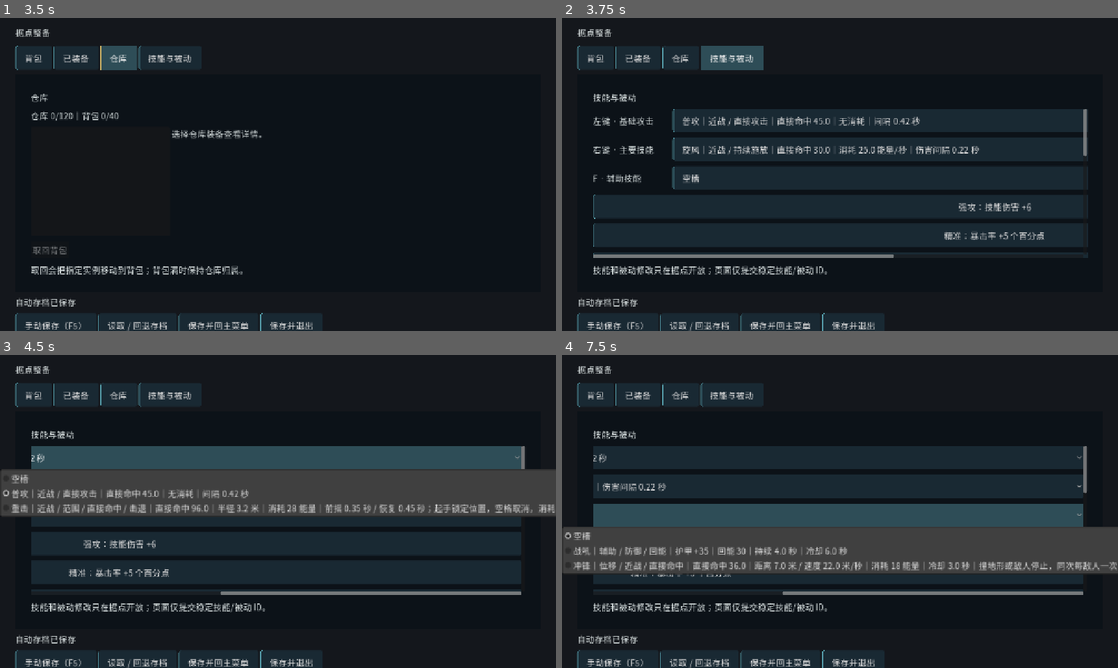
Above: before the commit, frames 1-4 (two rows, left to right).
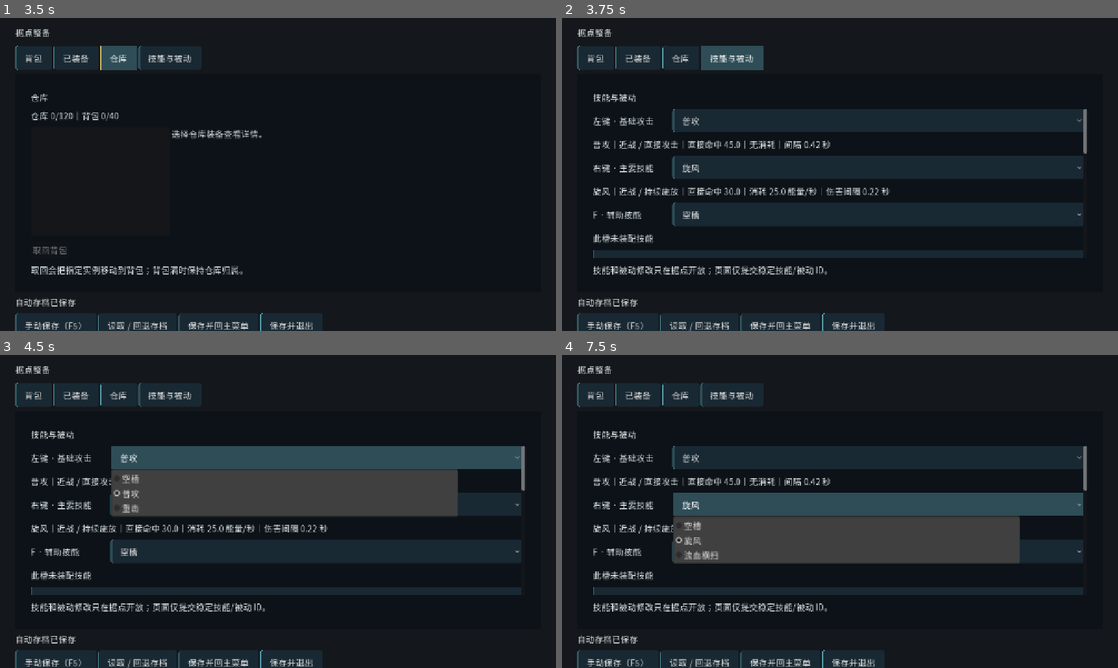
Above: after the commit, the same moments.

Repository: w7775p/relic-ARPG
Game: Godot game, scene res://app/boot/boot.tscn
Two runs of this game, one before a commit and one after it. Both use one fixed random seed, a clock stepped at 60 frames per second and the inputs below.
Inputs (mouse positions are in pixels of both pictures, inside the frame that each line leads up to):
- Up to frame 1 (3.5 s): click "新建角色" at 0.5 s; click "背包" at 1.25 s; click "已装备" at 2 s; click "仓库" at 2.75 s
- Up to frame 2 (3.75 s): click "技能与被动" at 3.5 s
- Up to frame 3 (4.5 s): click (472, 458) at 4.25 s, where only the run before the commit has a clickable "普攻｜近战 / 直接攻击｜直接命中 45.0｜无消耗｜间隔…"
- Up to frame 4 (7.5 s): click (723, 458) at 5 s, where only the run before the commit has a clickable "普攻｜近战 / 直接攻击｜直接命中 45.0｜无消耗｜间隔…"; click (878, 458) at 5.75 s, where only the run after the commit has a clickable "普攻"; click (723, 486) at 6.5 s, where only the run before the commit has a clickable "旋风｜近战 / 持续施放｜直接命中 30.0｜消耗 25.…"; click (878, 505) at 7.25 s, where only the run after the commit has a clickable "旋风"

Frame 1 is identical in both runs. In frame 2, 20% of the frame differs, in the area x 5-95%, y 29-77%; in frame 3, 22%; in frame 4, 23%, in the area x 0-100%, y 29-77%.

Commit message:
test: verify charge build encounters and packaged loot loop

Diff:
--- /dev/null
+++ b/game/app/validation/charge_smoke.gd
@@ -0,0 +1,78 @@
+extends RefCounted
+## 源码和成品共用第三构筑验证；只从 --smoke-loot 调用，不进入正常玩家流程。
+
+## 正式 Hub 装配、真实 F/左键攻击、死亡掉落、E 拾取和保存恢复串联。
+static func run(probe: Node, hub: Node) -> void:
+	probe.check(LoadoutState.SKILLS.size() == 6 and LoadoutState.PASSIVES.size() == 10, "成品六技能十被动目录完整")
+	hub.loadout_action("skill", "heavy", "basic")
+	hub.loadout_action("skill", "charge", "auxiliary")
+	hub.loadout_action("reset")
+	for id: String in ["momentum", "heavy_hand", "breath"]:
+		hub.loadout_action("passive", id)
+	# 留出精英实际掉落的拾取位置；测试准备同样经正式丢弃入口。
+	while hub.inventory.bag.size() > 35:
+		hub.inventory.discard(0)
+	hub.request_transition("depart")
+	await probe.frames(8)
+	var arena: Node3D = probe.get_tree().current_scene
+	arena.encounters.clear()
+	arena.player.set_physics_process(false)
+	arena.player.restore_position(Vector3(0, 0.05, 0))
+	arena.player.visual_root.rotation = Vector3.ZERO
+	await probe.frames()
+	var definition: EnemyDefinition = EncounterDirector.ELITE.duplicate()
+	definition.health = 150.0
+	definition.armor = 0.0
+	definition.speed_mps = 0.0
+	definition.damage = 0.0
+	var target: EnemyController = arena.encounters.spawn_enemy(definition, Vector3(0, 0.05, -2.0))
+	target.set_physics_process(false)
+	await probe.get_tree().physics_frame
+	await _key(probe, KEY_F, true)
+	await _key(probe, KEY_F, false)
+	probe.check(arena.player.charge_remaining_m > 0.0, "成品真实 F 触发冲锋")
+	for index: int in range(30):
+		arena.player.advance_charge(1.0 / 60.0)
+		await probe.get_tree().physics_frame
+	probe.check(not target.is_dead and target.health < 150.0 and arena.skills.charge.combo_remaining_sec > 0.0, "成品冲锋命中并获得一次组合增益")
+	await _mouse(probe, true)
+	await _mouse(probe, false)
+	probe.check(arena.skills.heavy.phase == HeavyAttack.Phase.WINDUP, "成品真实左键进入重击前摇")
+	for index: int in range(55):
+		await probe.get_tree().physics_frame
+	probe.check(arena.combat.enemies.is_empty(), "成品组合重击经过前摇击杀精英")
+	var reward_id: String = ""
+	for drop: Dictionary in arena.ground:
+		if drop.kind == "item":
+			reward_id = drop.item.id
+			break
+	probe.check(not reward_id.is_empty(), "成品新技能击杀走统一掉落管线")
+	probe.press_key(KEY_E, 101)
+	await probe.frames()
+	probe.check(arena.inventory.data.instances.has(reward_id), "成品 E 拾取新技能造成的精英掉落")
+	arena.return_to_town()
+	await probe.frames(8)
+	hub = probe.get_tree().current_scene
+	probe.check(SaveManager.save_game(hub.game_session, hub, 1, "charge_smoke").ok, "成品冲锋重击返回 Hub 后保存")
+	var loaded: SaveResult = SaveManager.load_game(hub.game_session.group_id, "manual_01")
+	probe.check(loaded.ok and loaded.value.inventory.loadout.slots.basic == "heavy" and loaded.value.inventory.loadout.slots.auxiliary == "charge" and loaded.value.inventory.loadout.passives.has("breath") and loaded.value.inventory.data.instances.has(reward_id), "成品检查点同时恢复新技能、被动与实际拾取物品")
+
+## 独立按下与释放跨物理帧，保证 just_pressed 输入得到处理。
+static func _key(probe: Node, code: Key, pressed: bool) -> void:
+	var event: InputEventKey = InputEventKey.new()
+	event.physical_keycode = code
+	event.pressed = pressed
+	Input.parse_input_event(event)
+	Input.flush_buffered_events()
+	await probe.get_tree().physics_frame
+	await probe.frames(1)
+
+## 实际左键输入由 SkillRunner 读取当前基础槽。
+static func _mouse(probe: Node, pressed: bool) -> void:
+	var event: InputEventMouseButton = InputEventMouseButton.new()
+	event.button_index = MOUSE_BUTTON_LEFT
+	event.pressed = pressed
+	Input.parse_input_event(event)
+	Input.flush_buffered_events()
+	await probe.get_tree().physics_frame
+	await probe.frames(1)
--- a/game/app/validation/pickup_smoke.gd
+++ b/game/app/validation/pickup_smoke.gd
@@ -212,6 +212,8 @@
 			check(restored_reforge != null and restored_reforge.reforge_index == 0 and ResourceFingerprint.digest(restored_reforge) == reforge_digest and result.value.inventory.materials == reforge_materials, "成品包检查点保留重铸固定位置、词条结果与材料余额")
 			check(result.value.inventory.data.reforge_rng_state == reforge_rng_state and result.value.inventory.data.rng_state == drop_rng_state, "成品包检查点分别保留重铸 RNG 与保存时的掉落 RNG")
 		check(ResourceFingerprint.digest(result.value.generator.generate(4, true)) == ResourceFingerprint.digest(hub.game_session.generator.generate(4, true)), "成品包读档后下一件装备编号和词条序列一致")
+	await preload("res://app/validation/charge_smoke.gd").run(self, hub)
+	hub = get_tree().current_scene
 	hub.queue_free()
 	await frames()
 	_finish()
--- /dev/null
+++ b/game/debug/charge_test.tres
@@ -0,0 +1,9 @@
+[gd_resource type="Resource" script_class="BuildDefinition" load_steps=2 format=3]
+[ext_resource type="Script" path="res://systems/stats/build_definition.gd" id="1"]
+[resource]
+script = ExtResource("1")
+display_name = "冲锋重击测试装备"
+damage = 40.0
+critical_chance = 0.0
+hit_energy = 4.0
+kill_energy = 9.0
--- a/game/systems/skills/skill_runner.gd
+++ b/game/systems/skills/skill_runner.gd
@@ -1,6 +1,6 @@
 class_name SkillRunner
 extends Node
-## 运行普攻、主要技能、战吼与恢复药剂；攻击快照在施放时确定。
+## 总控技能输入与资源；冲锋、重击由独立动作模块执行，攻击快照在施放时确定。
 
 signal build_changed
 
@@ -278,5 +278,6 @@
 	if heavy != null:
 		heavy.cancel()
 	if charge != null:
-		actor.cancel_charge()
+		if is_instance_valid(actor):
+			actor.cancel_charge()
 		charge.combo_remaining_sec = 0.0
--- /dev/null
+++ b/game/tests/p2_encounter.gd
@@ -0,0 +1,75 @@
+extends Node
+## 第三构筑独立战斗回归：正式敌人 AI、测试装备、固定物理帧与有限能量循环。
+const ARENA: PackedScene = preload("res://world/maps/combat_arena.tscn")
+const BUILD: BuildDefinition = preload("res://debug/charge_test.tres")
+var failures: int = 0
+var checks: int = 0
+
+## 等待正式服务初始化后执行两种遭遇。
+func _ready() -> void:
+	_run.call_deferred()
+
+## 记录战斗结果与能量边界。
+func check(value: bool, message: String) -> void:
+	checks += 1
+	if value:
+		print("PASS: ", message)
+	else:
+		failures += 1
+		push_error(message)
+
+## 怪群与精英均保留正常生命、护甲、伤害和 AI，不在战斗中回满资源。
+func fight(elite: bool) -> void:
+	var arena: Node3D = ARENA.instantiate()
+	arena.auto_spawn = false
+	get_tree().root.add_child(arena)
+	arena.skills.equip(BUILD.duplicate())
+	arena.skills.loadout.set_skill("basic", "heavy")
+	arena.skills.loadout.set_skill("main", "")
+	arena.skills.loadout.set_skill("auxiliary", "charge")
+	arena.skills.input_enabled = false
+	# 固定朝向与站位，运动仍交由真实冲锋物理接口；敌人保留正常 AI。
+	arena.player.set_physics_process(false)
+	arena.player.restore_position(Vector3(0, 0.05, 0))
+	var count: int = 1 if elite else 6
+	for index: int in range(count):
+		var at: Vector3 = Vector3(sin(float(index) * 0.5) * 2.0, 0.05, -2.0 - cos(float(index) * 0.5))
+		arena.encounters.spawn_enemy(EncounterDirector.ELITE if elite else EncounterDirector.DEFINITIONS[0], at)
+	var lowest: float = 100.0
+	var recharge_frames: int = 0
+	var elapsed: float = 0.0
+	var charge_count: int = 0
+	var last_charge: float = 0.0
+	for frame: int in range(2400):
+		if arena.combat.enemies.is_empty() or arena.player.is_dead:
+			break
+		var target: CombatActor = arena.combat.enemies[0]
+		if arena.player.charge_remaining_m <= 0.0 and not arena.player.attack_locked:
+			arena.player.visual_root.look_at(Vector3(target.global_position.x, arena.player.global_position.y, target.global_position.z), Vector3.UP)
+		arena.skills.primary_requested = true
+		arena.skills.auxiliary_requested = arena.skills.charge.cooldown_sec <= 0.0 and arena.skills.heavy.phase == HeavyAttack.Phase.IDLE and arena.player.global_position.distance_to(target.global_position) > 2.0 and arena.skills.energy >= 46.0
+		arena.skills.potion_requested = arena.player.health < arena.player.max_health * 0.5
+		arena.player.advance_charge(1.0 / 60.0)
+		await get_tree().physics_frame
+		elapsed += 1.0 / 60.0
+		lowest = minf(lowest, arena.skills.energy)
+		if arena.skills.energy < HeavyAttack.DEFINITION.energy_cost:
+			recharge_frames += 1
+		if arena.skills.charge.cooldown_sec > last_charge:
+			charge_count += 1
+		last_charge = arena.skills.charge.cooldown_sec
+	var name: String = "单精英" if elite else "六只普通怪群"
+	check(arena.combat.enemies.is_empty() and not arena.player.is_dead, "冲锋重击独立击杀" + name)
+	check(arena.skills.energy >= 0.0 and arena.skills.energy <= 100.0 and charge_count >= 1, "遭遇内完成冲锋且能量保持合法：" + name)
+	if elite:
+		check(recharge_frames > 0, "单精英战进入低能量恢复阶段后仍能继续重击")
+	print("P2_ENERGY: ", name, " seconds=", snappedf(elapsed, 0.01), " min=", snappedf(lowest, 0.01), " end=", snappedf(arena.skills.energy, 0.01), " low_energy_frames=", recharge_frames, " charges=", charge_count, " health=", snappedf(arena.player.health, 0.01))
+	arena.queue_free()
+	await get_tree().process_frame
+
+## 两种遭遇分别从相同测试装备与初始资源开始。
+func _run() -> void:
+	await fight(false)
+	await fight(true)
+	print("P2_ENCOUNTER_RESULT: ", failures, " failures; ", checks, " checks")
+	get_tree().quit(0 if failures == 0 else 1)
--- /dev/null
+++ b/game/tests/p2_encounter.tscn
@@ -0,0 +1,4 @@
+[gd_scene load_steps=2 format=3]
+[ext_resource type="Script" path="res://tests/p2_encounter.gd" id="1"]
+[node name="P2Encounter" type="Node"]
+script = ExtResource("1")
--- a/game/tests/p2_loadout.gd
+++ b/game/tests/p2_loadout.gd
@@ -77,6 +77,10 @@
 	for id: String in ["momentum", "heavy_hand", "bulwark", "breath"]:
 		check(not LoadoutState.passive(id).describe().is_empty(), "新被动说明从真实参数生成：" + id)
 	check(LoadoutState.skill("heavy").describe(hub.inventory.build()).contains("前摇") and LoadoutState.skill("charge").describe(hub.inventory.build()).contains("撞地形"), "技能说明包含动作规则与碰撞边界")
+	await frames()
+	var page: LoadoutPage = hub.hud.loadout_page
+	check(page.skill_choices.auxiliary.get_item_text(page.skill_choices.auxiliary.selected) == "冲锋" and page.skill_details.auxiliary.text.contains("撞地形"), "装配下拉显示短名称，完整规则在独立说明中展示")
+	check(page.skill_choices.auxiliary.get_global_rect().end.x <= page.get_global_rect().end.x and page.skill_details.auxiliary.get_global_rect().end.x <= page.get_global_rect().end.x, "1280×720 装配长说明与选择框保持在页面右边界内")
 	check(SaveManager.save_game(hub.game_session, hub, 2).ok, "冲锋重击与新被动写入真实 Hub 检查点")
 	var loaded: SaveResult = SaveManager.load_game(group, "manual_02")
 	check(loaded.ok and loaded.value.inventory.loadout.slots.basic == "heavy" and loaded.value.inventory.loadout.slots.auxiliary == "charge" and loaded.value.inventory.loadout.passives.has("breath"), "新装配读取恢复全部稳定 ID")
--- a/game/ui/hub/loadout/loadout_page.gd
+++ b/game/ui/hub/loadout/loadout_page.gd
@@ -8,6 +8,7 @@
 
 var inventory: InventoryState
 var skill_choices: Dictionary = {}
+var skill_details: Dictionary = {}
 var passive_buttons: Dictionary = {}
 var _built: bool = false
 var _refreshing: bool = false
@@ -47,6 +48,13 @@
 		choice.item_selected.connect(_on_skill_selected.bind(slot))
 		row.add_child(choice)
 		skill_choices[slot] = choice
+		var detail: Label = Label.new()
+		detail.autowrap_mode = TextServer.AUTOWRAP_WORD_SMART
+		detail.size_flags_horizontal = Control.SIZE_EXPAND_FILL
+		content.add_child(detail)
+		content.move_child(detail, insert_index)
+		insert_index += 1
+		skill_details[slot] = detail
 	for definition: PassiveDefinition in LoadoutState.PASSIVES:
 		var button: Button = Button.new()
 		button.toggle_mode = true
@@ -74,9 +82,11 @@
 		for index: int in range(choice.item_count):
 			var id: String = str(choice.get_item_metadata(index))
 			if not id.is_empty():
-				choice.set_item_text(index, LoadoutState.skill(id).describe(build))
+				choice.set_item_text(index, LoadoutState.skill(id).display_name)
+				choice.set_item_tooltip(index, LoadoutState.skill(id).describe(build))
 			if id == state.slots[slot]:
 				choice.select(index)
+				skill_details[slot].text = LoadoutState.skill(id).describe(build) if not id.is_empty() else "此槽未装配技能"
 	for id: String in passive_buttons:
 		passive_buttons[id].set_pressed_no_signal(state.passives.has(id))
 	attributes.text = "已选 %d/3｜据点可免费调整\n装备＋被动合计：伤害 %.1f｜暴击 %.0f%%｜旋风半径 %.1f 米\n生命上限 %.0f｜护甲 %.0f｜停止施放回能 %.1f/秒\n%s\nQ · %s …(255 unchanged characters)…
--- a/game/ui/inventory/inventory_panel.gd
+++ b/game/ui/inventory/inventory_panel.gd
@@ -16,6 +16,7 @@
 var inventory_actions: HFlowContainer
 var passive_buttons: Dictionary = {}
 var skill_choices: Dictionary = {}
+var skill_details: Dictionary = {}
 var attributes: Label
 
 ## 使用原生容器适配窗口，所有操作通过会话规则提交。
@@ -183,6 +184,11 @@
 		choice.item_selected.connect(_on_skill.bind(slot))
 		row.add_child(choice)
 		skill_choices[slot] = choice
+		var detail: Label = Label.new()
+		detail.autowrap_mode = TextServer.AUTOWRAP_WORD_SMART
+		detail.size_flags_horizontal = Control.SIZE_EXPAND_FILL
+		loadout_view.add_child(detail)
+		skill_details[slot] = detail
 	for definition: PassiveDefinition in LoadoutState.PASSIVES:
 		var button: Button = Button.new()
 		button.toggle_mode = true
@@ -209,9 +215,11 @@
 		for index: int in range(choice.item_count):
 			var id: String = choice.get_item_metadata(index)
 			if not id.is_empty():
-				choice.set_item_text(index, LoadoutState.skill(id).describe(build))
+				choice.set_item_text(index, LoadoutState.skill(id).display_name)
+				choice.set_item_tooltip(index, LoadoutState.skill(id).describe(build))
 			if id == state.slots[slot]:
 				choice.select(index)
+				skill_details[slot].text = LoadoutState.skill(id).describe(build) if not id.is_empty() else "此槽未装配技能"
 	for id: String in passive_buttons:
 		passive_buttons[id].set_pressed_no_signal(state.passives.has(id))
 		passive_buttons[id].disabled = not hub
Not shown, added: game/app/validation/charge_smoke.gd.uid
Not shown, added: game/tests/p2_encounter.gd.uid
Not shown, added: game/tests/p2_loadout.gd.uid
Not shown, changed: docs/demo_tasks/P2_Task1.md
Not shown, changed: docs/work_log.md
Not shown, changed: tools/verify.py
